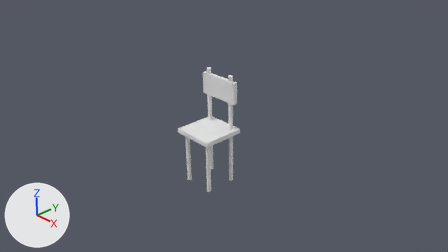
Before and after pictures for a commit that changed the Blender file Art/chair.blend.
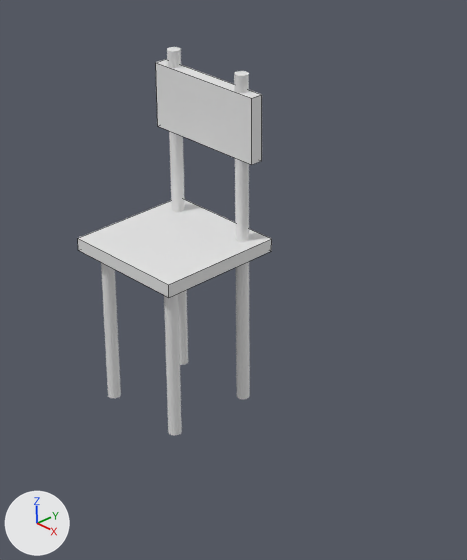
Old and new are each drawn from the file's camera 'Camera' and again close up on the part from 34% to 68% of the width and 21% to 92% of the height. The axes (+X, +Y, +Z) are drawn at lower left. The lights are the same throughout. The close-ups show mesh edges as thin lines.
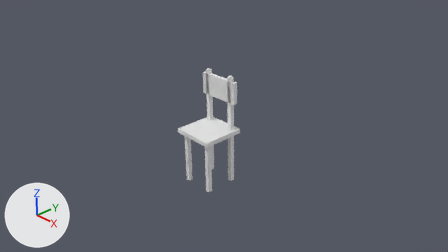
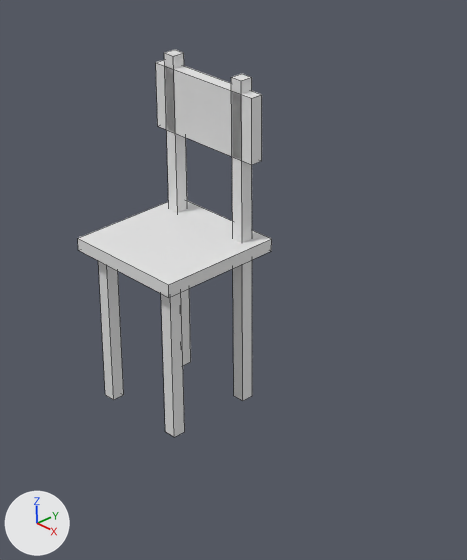
Edits to the bpy script that builds the scene:
```text
Add me_cube_006:
    me_cube_006 = me_cube_002.copy(); me_cube_006.name = 'Cube.006'  # the mesh of ob_cube_001
Add ob_cube:
    ob_cube = bpy.data.objects.new('Cube', me_cube_006)
    ob_cube.location = (0.35, 0.35, 0.3)
    ob_cube.scale = (0.05, 0.05, 1.3)
Add ob_cube_002:
    ob_cube_002 = bpy.data.objects.new('Cube.002', me_cube_006)
    ob_cube_002.location = (-0.35, 0.35, 0.3)
    ob_cube_002.scale = (0.05, 0.05, 1.3)
Add ob_cube_004:
    ob_cube_004 = bpy.data.objects.new('Cube.004', me_cube_006)
    ob_cube_004.location = (-0.35, -0.35, -0.35)
    ob_cube_004.scale = (0.05, 0.05, 0.65)
Add ob_cube_005:
    ob_cube_005 = bpy.data.objects.new('Cube.005', me_cube_006)
    ob_cube_005.location = (0.35, -0.35, -0.35)
    ob_cube_005.scale = (0.05, 0.05, 0.65)
```

Changed parts and their boxes [x1, y1, x2, y2] in the close-ups (467 x 560 px):
'Cube', added: after [231, 74, 252, 401]
'Cube.002', added: after [164, 49, 191, 365]
'Cube.005', added: after [161, 292, 185, 437]
'Cube.004', added: after [98, 261, 124, 400]
'Cylinder', unchanged, covered by the edit: before [164, 294, 182, 436]
'Cylinder.001', unchanged, covered by the edit: before [236, 261, 250, 399]
'Cylinder.003', unchanged, covered by the edit: before [101, 262, 121, 398]
'Cylinder.004', unchanged, covered by the edit: before [234, 71, 249, 242]
